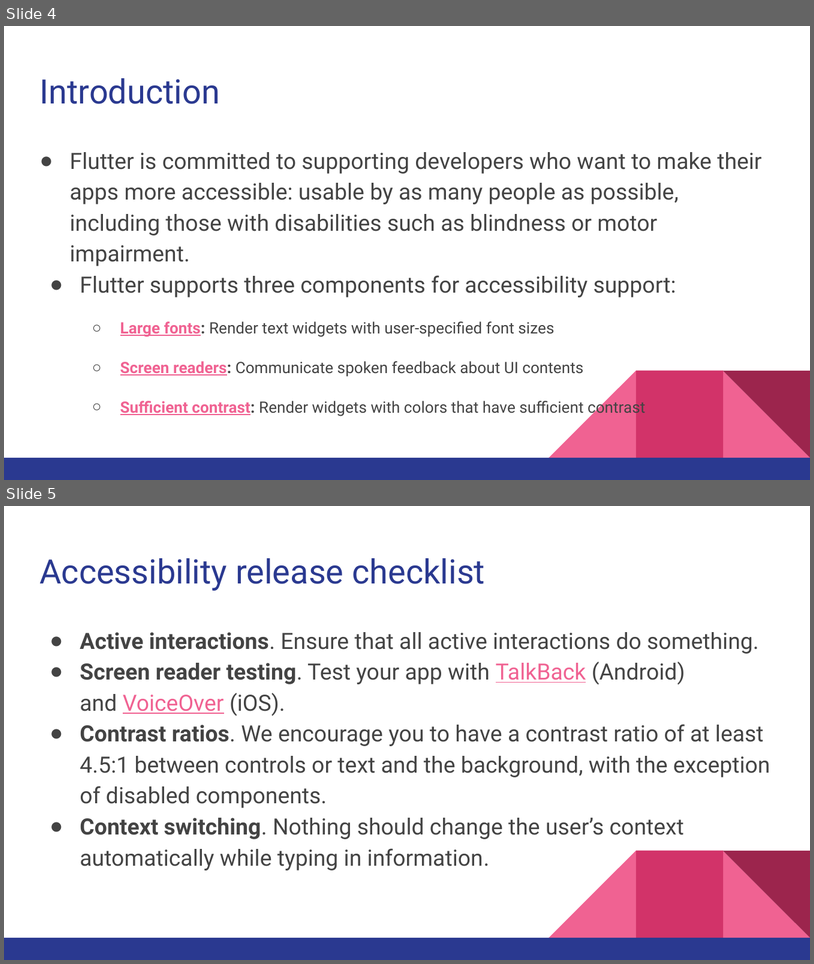
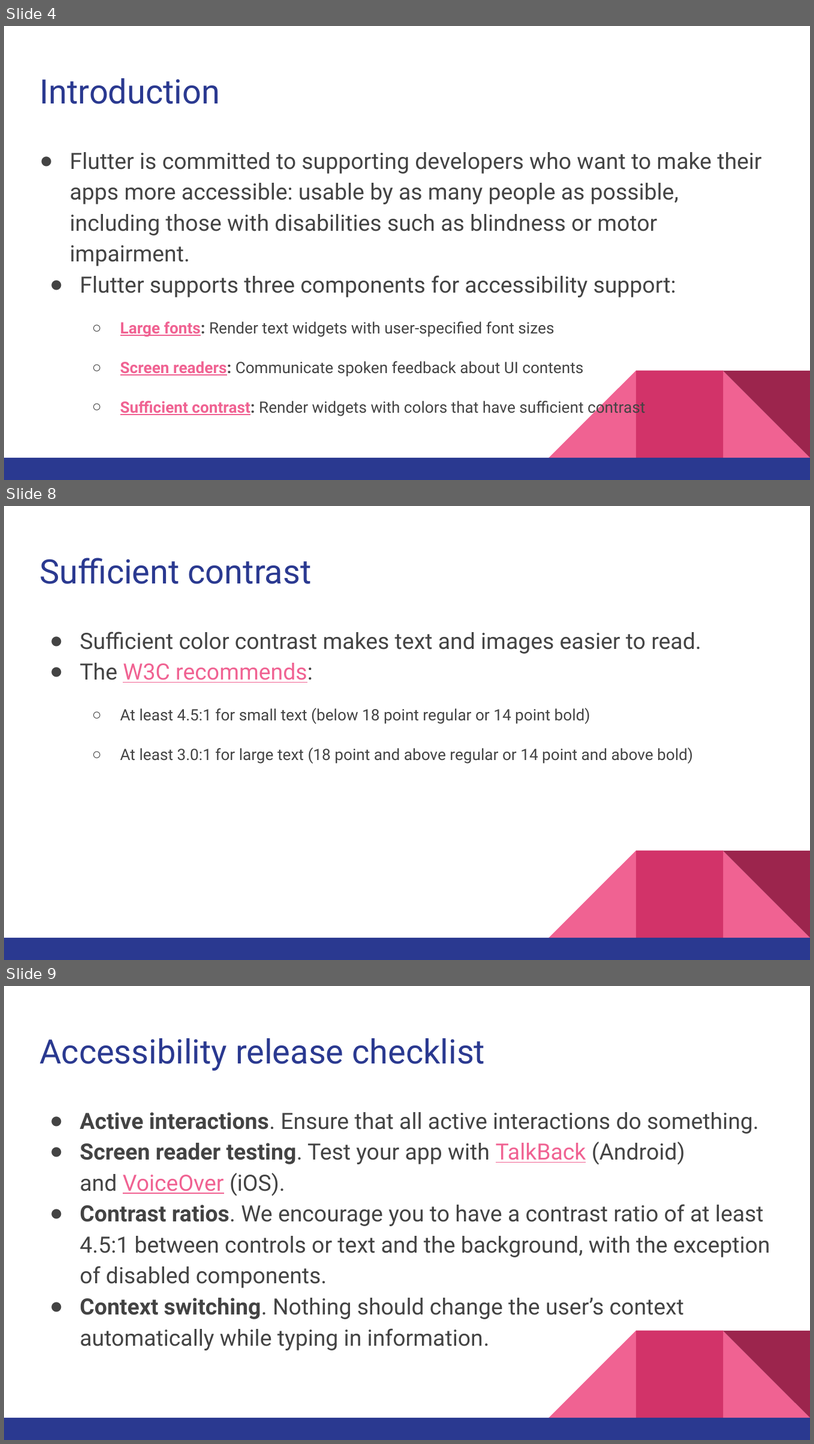
Before and after one commit to walkman617/Flutter2, a slide deck: Lecture/C05 Accessibility_Internationalization.pptx. Shown one above the other, each under a label of ours: slides 4 and 5 before the commit, slides 4, 8 and 9 after it; the slides between them are not shown. The pictures are 814x964 and 814x1444 pixels, drawn with LibreOffice and Linux fonts; fonts in the diff are those of the drawing. Boxes give left, top, right and bottom in pixels: in the first picture for what was removed or moved away, otherwise in the second. Text is boxed around its words. In the diff, an @@ line names an element or a change of style, - is before the commit and + after.

```diff
--- a/Lecture/C05 Accessibility_Internationalization.pptx
+++ b/Lecture/C05 Accessibility_Internationalization.pptx
@@ slide 8 added at box(4, 506, 810, 960), background #FFFFFF; not listed: 5 template elements that a slide beside it also shows @@
@@ title added at box(39, 558, 312, 584), 30 pt, text #2A3990 @@
+Sufficient contrast
@@ text added at box(80, 631, 701, 763), 14 pt, text #434343 @@
+● Sufficient color contrast makes text and images easier to read.
+● The W3C recommends:
+  ○ At least 4.5:1 for small text (below 18 point regular or 14 point bold)
+  ○ At least 3.0:1 for large text (18 point and above regular or 14 point and above bold)
@@ what was slide 5 is now slide 9 @@
```
Also in this commit, not shown: 1 slide changed, 5 other slides added, 1 slide removed.
